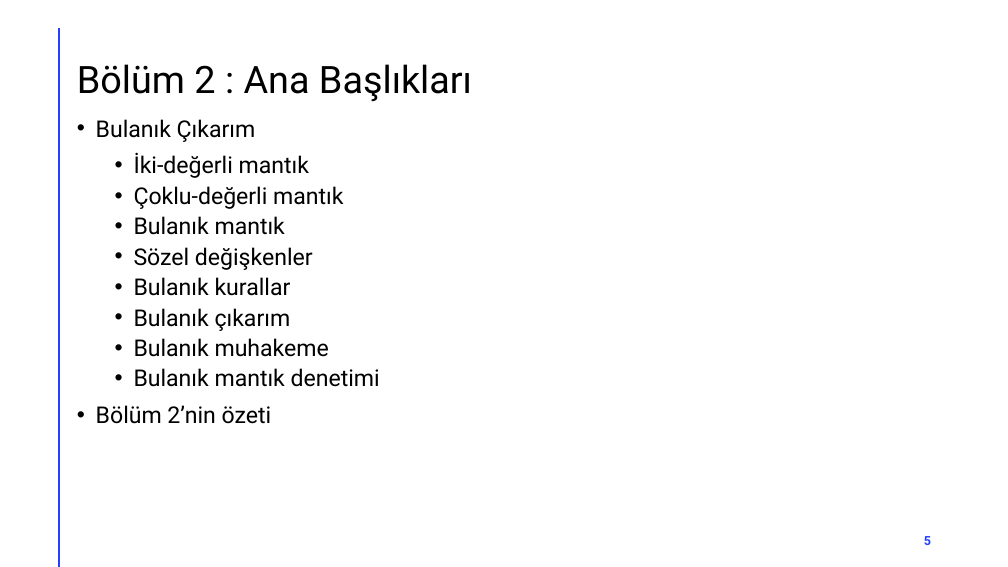
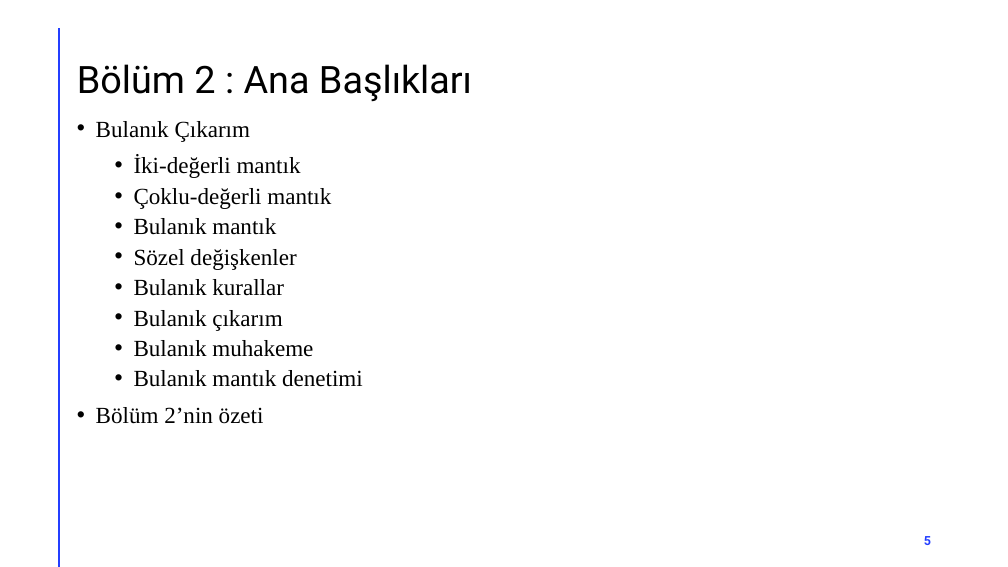
Before and after one commit to akaraci/Bulanik_Mantik, a slide deck: slide 5 of Hafta-2.pptx. Drawn at 1008x567 pixels with LibreOffice and Linux fonts; fonts in the diff are those of the drawing. Boxes give left, top, right and bottom in pixels: in the first picture for what was removed or moved away, otherwise in the second. Text is boxed around its words. In the diff, an @@ line names an element or a change of style, - is before the commit and + after.

```diff
--- a/Hafta-2.pptx
+++ b/Hafta-2.pptx
@@ text "Bulanık Çıkarım" at bbox=[96, 121, 363, 424]: font Roboto to Times New Roman @@
```
Also in this commit, not shown: 16 other slides changed, 1 slide added.
